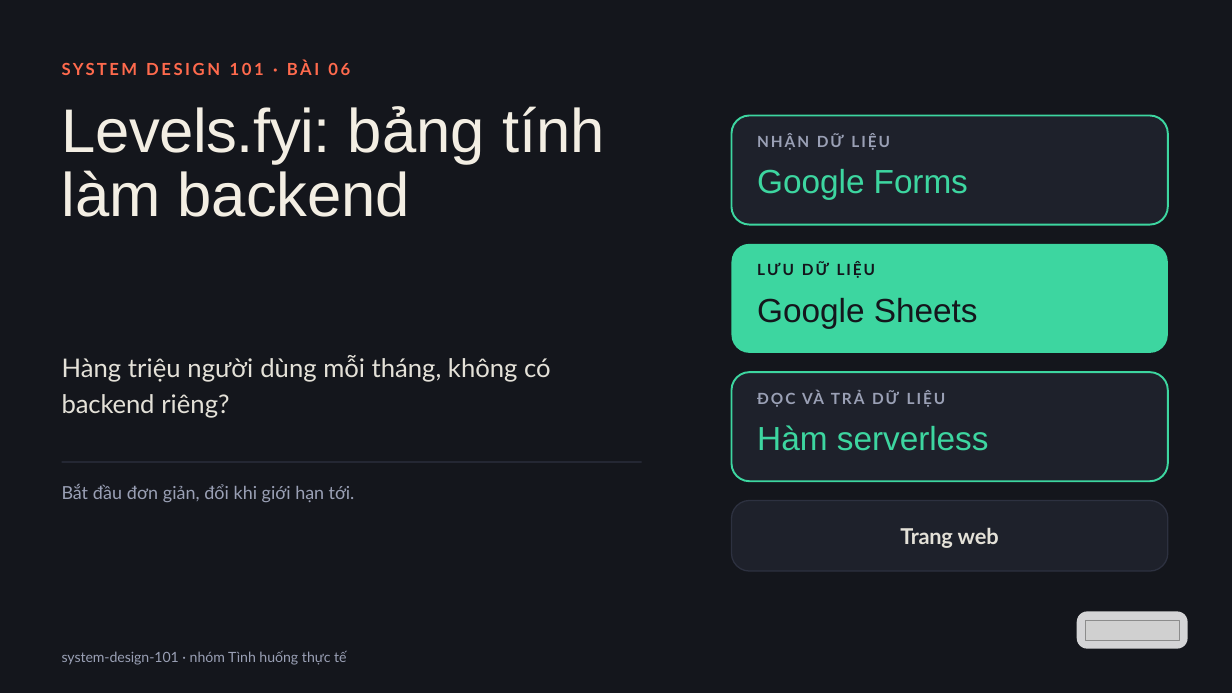
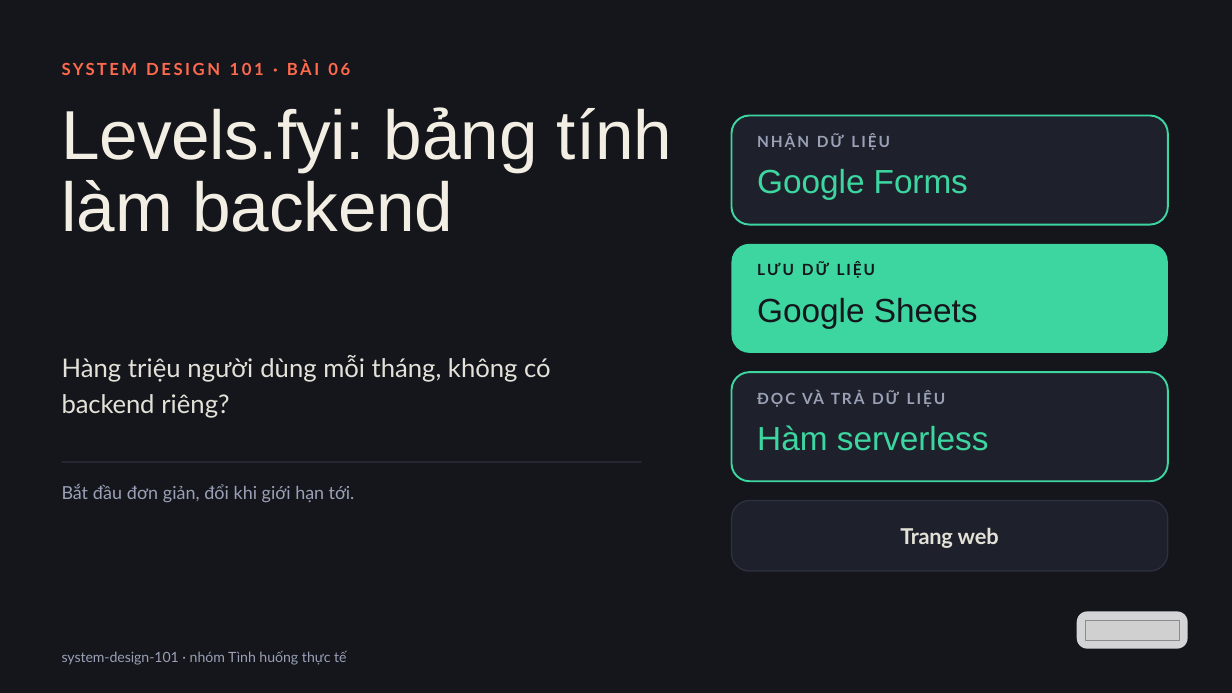
Before and after one commit to vohoailinh90/tool-marketing-studio, a slide deck: slide 1 of system-design-101/vi/lessons/sd-02-006/slides/sd-02-006.pptx. Drawn at 1232x693 pixels with LibreOffice and Linux fonts; fonts in the diff are those of the drawing; grey boxes stand for pictures. Boxes give left, top, right and bottom in pixels: in the first picture for what was removed or moved away, otherwise in the second. Text is boxed around its words. In the diff, an @@ line names an element or a change of style, - is before the commit and + after.

```diff
--- a/system-design-101/vi/lessons/sd-02-006/slides/sd-02-006.pptx
+++ b/system-design-101/vi/lessons/sd-02-006/slides/sd-02-006.pptx
@@ text "Levels.fyi: bảng tính làm backend" at [62, 107, 672, 232]: size 72 to 81 pt; line spacing 74.9pt to 84.2pt @@
```
Also in this commit, not shown: 3 other files.
